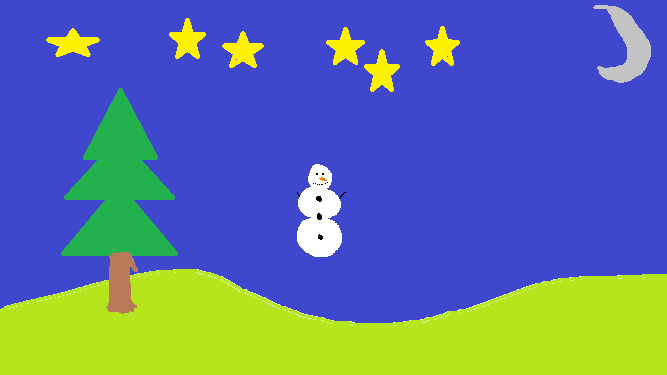
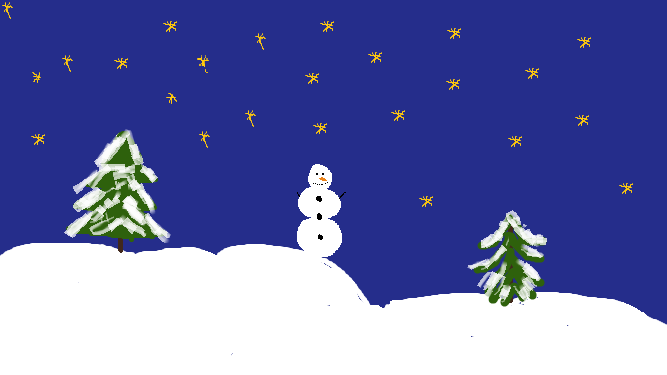
Layered file, before and after one edit (667x375). Changes by layer:
removed layer "Tło.png" over [0, 0, 667, 375]
painted on "kartka.png" over [0, 0, 667, 356]
